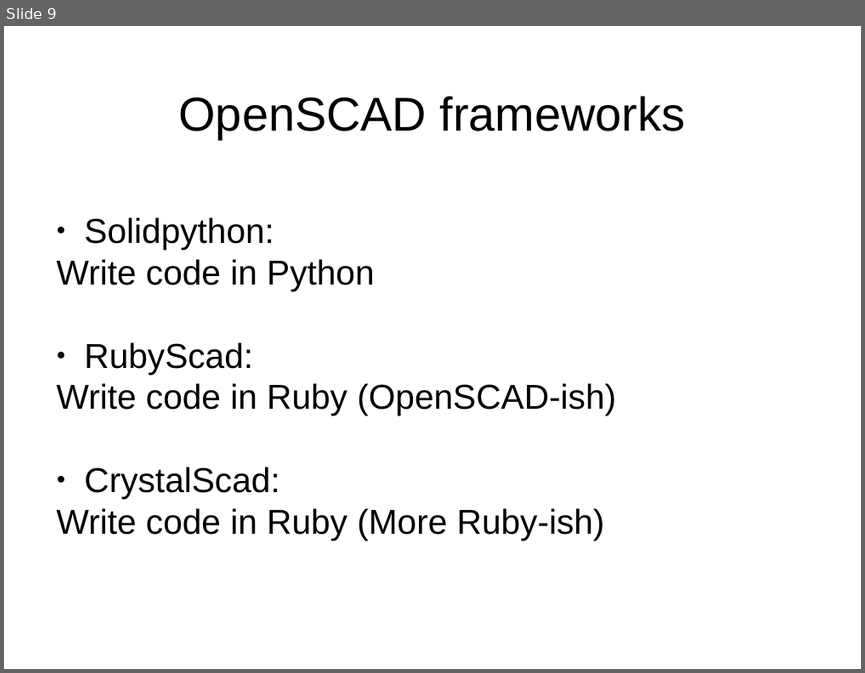
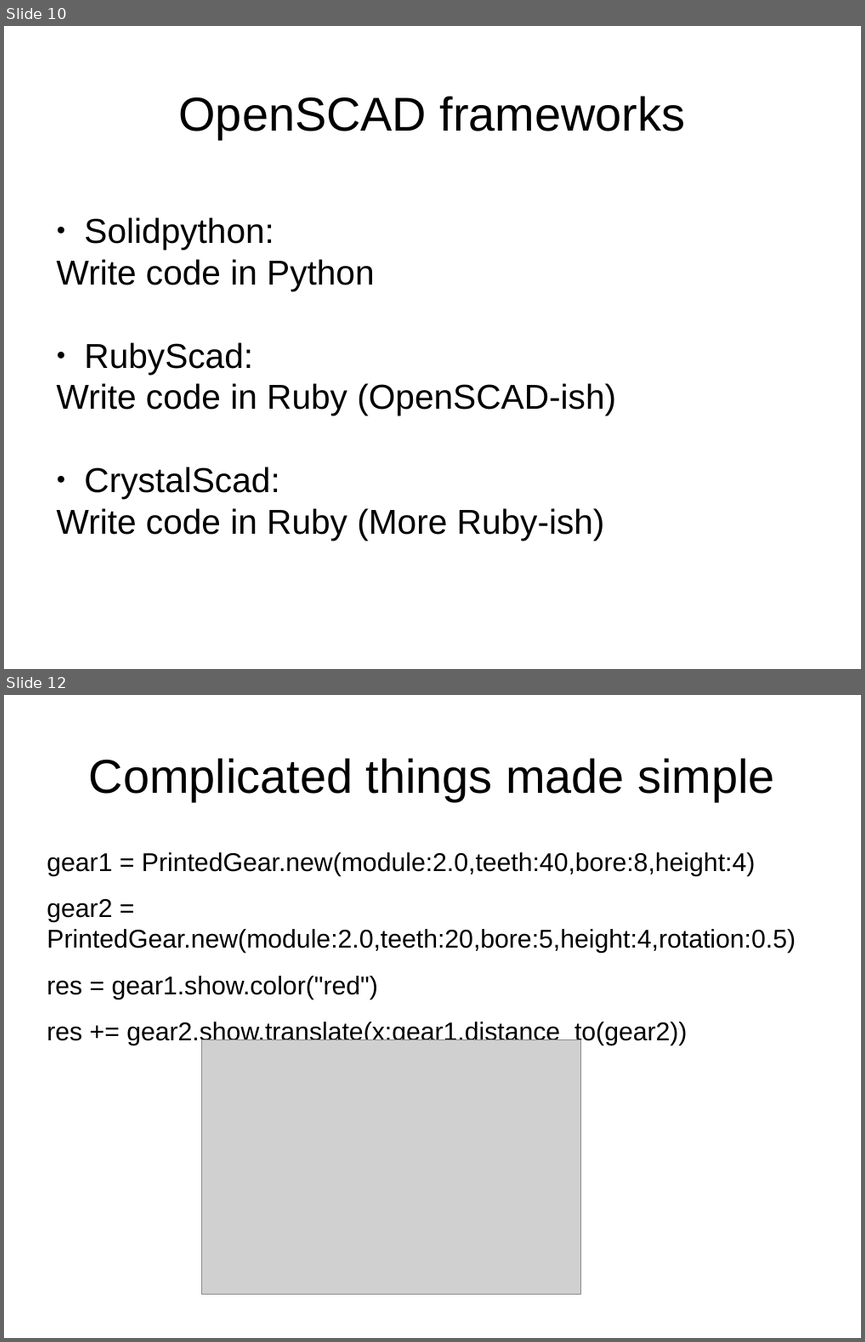
Before and after one commit to Joaz/talks, a slide deck: parametric_programmable_3d_models.odp. Shown one above the other, each under a label of ours: slide 9 before the commit, slides 10 and 12 after it; the slides between them are not shown. The pictures are 865x673 and 865x1342 pixels, drawn with LibreOffice and Linux fonts; fonts in the diff are those of the drawing; grey boxes stand for pictures. Boxes give left, top, right and bottom in pixels: in the first picture for what was removed or moved away, otherwise in the second. Text is boxed around its words. In the diff, an @@ line names an element or a change of style, - is before the commit and + after.

```diff
--- a/parametric_programmable_3d_models.odp
+++ b/parametric_programmable_3d_models.odp
@@ slide 12 added at [4, 695, 861, 1338], background #FFFFFF @@
@@ title added at [89, 758, 774, 801], 44 pt, text #000000 @@
+Complicated things made simple
@@ text added at [46, 852, 795, 1045], 23.8 pt, text #000000 @@
+gear1 = PrintedGear.new(module:2.0,teeth:40,bore:8,height:4)
+gear2 = PrintedGear.new(module:2.0,teeth:20,bore:5,height:4,rotation:0.5)
+res = gear1.show.color("red")
+res += gear2.show.translate(x:gear1.distance_to(gear2))
@@ picture added at [201, 1040, 580, 1294] @@
@@ what was slide 9 is now slide 10 @@
```
Also in this commit, not shown: 9 slides changed, 5 other slides added, 13 slides removed.
